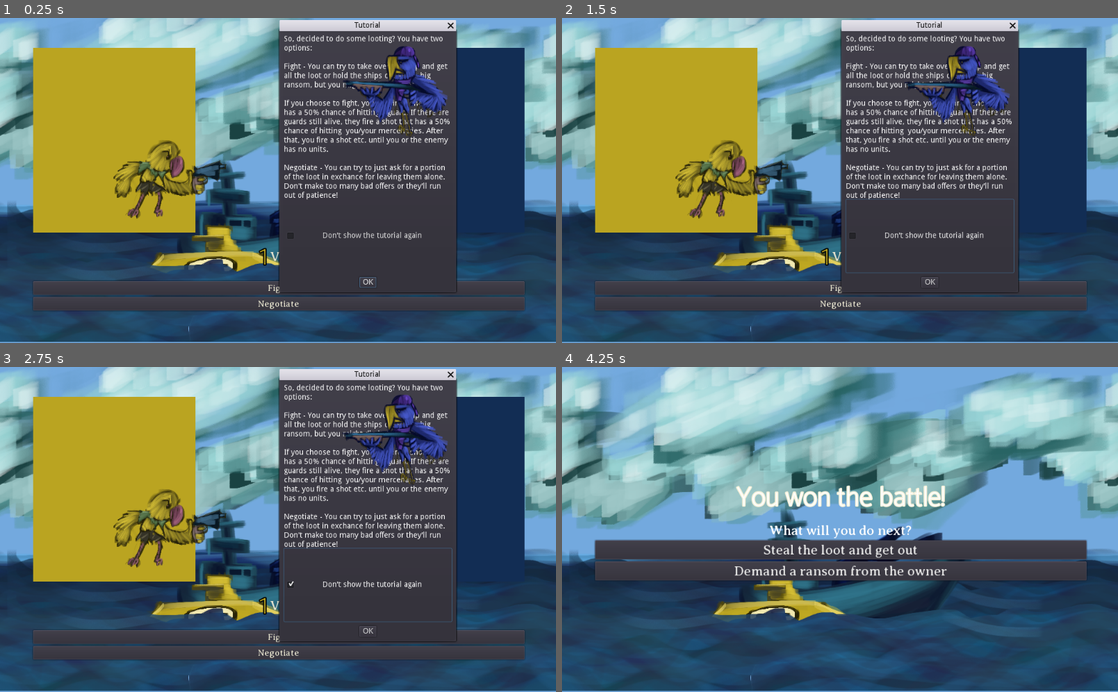
Above: before the commit, frames 1-4 (two rows, left to right).
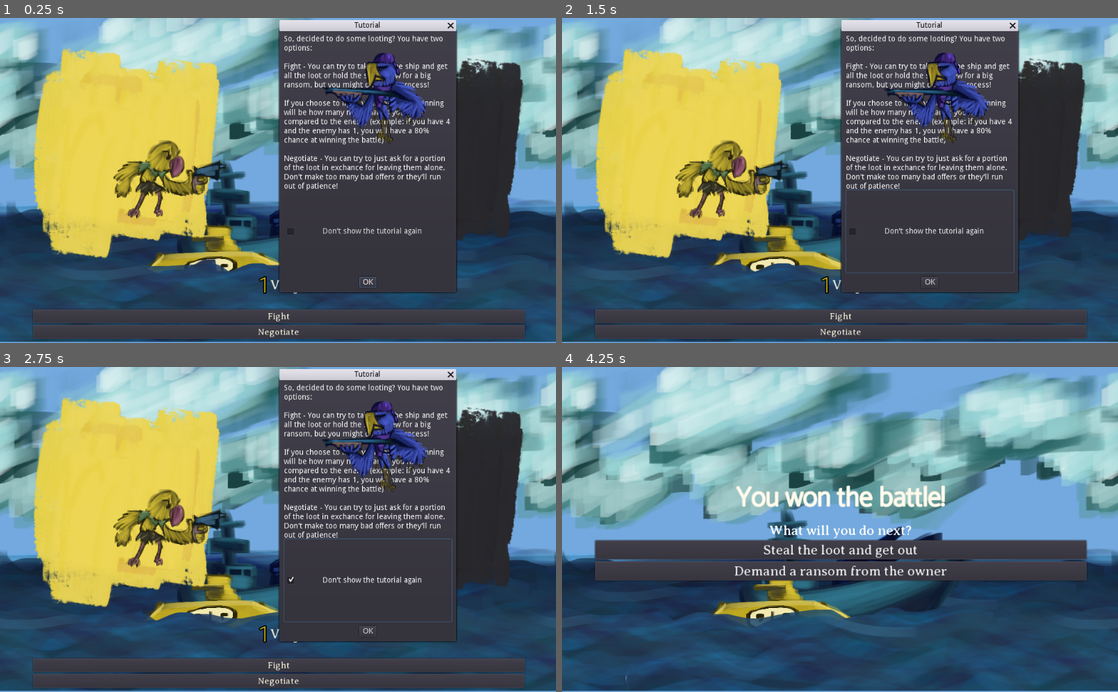
Above: after the commit, the same moments.

Repository: maksutheam/Bird-rates
Game: Godot game, scene res://Sea.tscn
The game is run twice, just before and just after one commit, with the same random seed, the same clock (stepped at 60 frames per second) and the same inputs. This scene is started directly instead of the project's main scene. The engine's default icon, where the game draws it, is replaced by a stand-in: a white triangle on a blue panel in a dark square.
Inputs:
- Up to frame 1 (0.25 s): no input
- Up to frame 2 (1.5 s): click "Don't show the tutorial again" at 0.5 s; click "Don't show the tutorial again" at 1.25 s
- Up to frame 3 (2.75 s): click "Don't show the tutorial again" at 2 s
- Up to frame 4 (4.25 s): click "OK" at 2.75 s; click "Fight" at 3.5 s

The runs differ from the first frame. In frame 1, 43% of the frame differs, in the area x 1-97%, y 8-100%; in frame 2, 44%; in frame 3, 44%, in the area x 0-100%, y 0-100%; in frame 4, 6.8%.

Commit message:
stuff

Diff:
--- a/Ocean/FightScreen.gd
+++ b/Ocean/FightScreen.gd
@@ -1,4 +1,4 @@
-extends ColorRect
+extends TextureRect
 
 
 var gunman = preload("res://Gunman.tscn")
--- a/Ocean/FightScreen.tscn
+++ b/Ocean/FightScreen.tscn
@@ -1,19 +1,19 @@
-[gd_scene load_steps=5 format=2]
+[gd_scene load_steps=6 format=2]
 
 [ext_resource path="res://Big_UI.tres" type="DynamicFont" id=1]
 [ext_resource path="res://Art/Characters/Player.PNG" type="Texture" id=2]
 [ext_resource path="res://SelectedTarget.tscn" type="PackedScene" id=3]
 [ext_resource path="res://FightScreen.gd" type="Script" id=4]
+[ext_resource path="res://Art/Ocean/BattleBG.PNG" type="Texture" id=5]
 
-[node name="Fighters" type="ColorRect"]
+[node name="Fighters" type="TextureRect"]
+self_modulate = Color( 0.976471, 0.976471, 0.976471, 1 )
 margin_right = 299.0
 margin_bottom = 485.0
 size_flags_horizontal = 3
-color = Color( 0.729412, 0.643137, 0.129412, 1 )
+texture = ExtResource( 5 )
+stretch_mode = 1
 script = ExtResource( 4 )
-__meta__ = {
-"_edit_use_anchors_": false
-}
 
 [node name="Label" type="Label" parent="."]
 visible = false
--- a/Ocean/LoseScreen.gd
+++ b/Ocean/LoseScreen.gd
@@ -5,6 +5,21 @@
 
 func _ready():
 	reason.text = global.lose_reason
+	global.money = 5 # players money
+	global.danger = 0 # players notoriety
+	global.max_danger = 1
+	global.min_danger = 0
+	global.day = 0
+	global.allies = 0
+	global.food = 3
+	global.one_food_left = false
+	global.investors_share = 0
+	global.current_target = TargetShip.new()
+	#weird hack but whatever lmao
+	global.target_selected = false
+	global.loot_gained = 0
+	global.show_tutorial = true
+
 
 
 func _on_Button_pressed():
--- a/Ocean/Sea.tscn
+++ b/Ocean/Sea.tscn
@@ -17,15 +17,17 @@
 [ext_resource path="res://SelectedTarget.tscn" type="PackedScene" id=15]
 [ext_resource path="res://ResultsScreen.tscn" type="PackedScene" id=16]
 [ext_resource path="res://TutorialDialog.tscn" type="PackedScene" id=17]
+[ext_resource path="res://SeaBG.gd" type="Script" id=18]
 
 [node name="Sea" type="Node2D"]
 
-[node name="ParallaxBackground" type="ParallaxBackground" parent="."]
-
-[node name="Sky" type="ParallaxLayer" parent="ParallaxBackground"]
+[node name="SeaBG" type="ParallaxBackground" parent="."]
+script = ExtResource( 18 )
+
+[node name="Sky" type="ParallaxLayer" parent="SeaBG"]
 motion_scale = Vector2( 0, 0 )
 
-[node name="ColorRect" type="ColorRect" parent="ParallaxBackground/Sky"]
+[node name="ColorRect" type="ColorRect" parent="SeaBG/Sky"]
 margin_left = -1079.0
 margin_top = -830.0
 margin_right = 1754.0
@@ -35,79 +37,79 @@
 "_edit_use_anchors_": false
 }
 
-[node name="SeaBG" type="ParallaxLayer" parent="ParallaxBackground"]
+[node name="SeaBG" type="ParallaxLayer" parent="SeaBG"]
 motion_scale = Vector2( 0.01, 1 )
 motion_mirroring = Vector2( 1024, 0 )
 
-[node name="Sea" type="Sprite" parent="ParallaxBackground/SeaBG"]
+[node name="Sea" type="Sprite" parent="SeaBG/SeaBG"]
 position = Vector2( 0, 330 )
 texture = ExtResource( 2 )
 centered = false
 
-[node name="CloudBG" type="ParallaxLayer" parent="ParallaxBackground"]
+[node name="CloudBG" type="ParallaxLayer" parent="SeaBG"]
 motion_scale = Vector2( 0.01, 1 )
 motion_mirroring = Vector2( 1024, 0 )
 
-[node name="Sprite" type="Sprite" parent="ParallaxBackground/CloudBG"]
+[node name="Sprite" type="Sprite" parent="SeaBG/CloudBG"]
 position = Vector2( 0, 108 )
 texture = ExtResource( 5 )
 centered = false
 
-[node name="CloudMG" type="ParallaxLayer" parent="ParallaxBackground"]
+[node name="CloudMG" type="ParallaxLayer" parent="SeaBG"]
 motion_scale = Vector2( 0.02, 1 )
 motion_mirroring = Vector2( 1024, 0 )
 
-[node name="Sprite" type="Sprite" parent="ParallaxBackground/CloudMG"]
+[node name="Sprite" type="Sprite" parent="SeaBG/CloudMG"]
 position = Vector2( 0, 57 )
 texture = ExtResource( 4 )
 centered = false
 
-[node name="CloudFG" type="ParallaxLayer" parent="ParallaxBackground"]
+[node name="CloudFG" type="ParallaxLayer" parent="SeaBG"]
 motion_scale = Vector2( 0.03, 1 )
 motion_mirroring = Vector2( 1024, 0 )
 
-[node name="Cloud" type="Sprite" parent="ParallaxBackground/CloudFG"]
+[node name="Cloud" type="Sprite" parent="SeaBG/CloudFG"]
 position = Vector2( 0, -36 )
 texture = ExtResource( 3 )
 centered = false
 
-[node name="SeaMG2" type="ParallaxLayer" parent="ParallaxBackground"]
+[node name="SeaMG2" type="ParallaxLayer" parent="SeaBG"]
 motion_scale = Vector2( 0.1, 1 )
 motion_mirroring = Vector2( 1024, 0 )
 
-[node name="Sea" type="Sprite" parent="ParallaxBackground/SeaMG2"]
+[node name="Sea" type="Sprite" parent="SeaBG/SeaMG2"]
 modulate = Color( 0.6, 0.603922, 0.682353, 1 )
 position = Vector2( 0, 336 )
 texture = ExtResource( 1 )
 centered = false
 
-[node name="SeaMG" type="ParallaxLayer" parent="ParallaxBackground"]
+[node name="SeaMG" type="ParallaxLayer" parent="SeaBG"]
 motion_scale = Vector2( 0.3, 1 )
 motion_mirroring = Vector2( 1024, 0 )
 
-[node name="Sea" type="Sprite" parent="ParallaxBackground/SeaMG"]
+[node name="Sea" type="Sprite" parent="SeaBG/SeaMG"]
 modulate = Color( 0.780392, 0.784314, 0.85098, 1 )
 position = Vector2( 0, 366 )
 texture = ExtResource( 1 )
 centered = false
 
-[node name="Ships" type="ParallaxLayer" parent="ParallaxBackground"]
-motion_scale = Vector2( 0.6, 1 )
-
-[node name="Ship" type="Sprite" parent="ParallaxBackground/Ships"]
+[node name="Ships" type="ParallaxLayer" parent="SeaBG"]
+motion_scale = Vector2( 0, 0 )
+
+[node name="Ship" type="Sprite" parent="SeaBG/Ships"]
 modulate = Color( 0.597656, 1, 0.97171, 1 )
 position = Vector2( 541, 370 )
 texture = ExtResource( 7 )
 
-[node name="Sub" type="Sprite" parent="ParallaxBackground/Ships"]
+[node name="Sub" type="Sprite" parent="SeaBG/Ships"]
 position = Vector2( 398, 451 )
 texture = ExtResource( 8 )
 
-[node name="SeaFG" type="ParallaxLayer" parent="ParallaxBackground"]
+[node name="SeaFG" type="ParallaxLayer" parent="SeaBG"]
 motion_scale = Vector2( 0.9, 1 )
 motion_mirroring = Vector2( 1024, 0 )
 
-[node name="Sea" type="Sprite" parent="ParallaxBackground/SeaFG"]
+[node name="Sea" type="Sprite" parent="SeaBG/SeaFG"]
 position = Vector2( 0, 417 )
 texture = ExtResource( 1 )
 centered = false
@@ -187,29 +189,30 @@
 
 [node name="Fighters" type="HBoxContainer" parent="SeaUI/BattleScreen"]
 margin_right = 905.0
-margin_bottom = 341.0
+margin_bottom = 393.0
 size_flags_vertical = 3
 
 [node name="Player" parent="SeaUI/BattleScreen/Fighters" instance=ExtResource( 10 )]
-margin_bottom = 341.0
+margin_right = 346.0
+margin_bottom = 393.0
 
 [node name="Container" type="CenterContainer" parent="SeaUI/BattleScreen/Fighters"]
-margin_left = 303.0
-margin_right = 602.0
-margin_bottom = 341.0
+margin_left = 350.0
+margin_right = 555.0
+margin_bottom = 393.0
 size_flags_horizontal = 3
 
 [node name="Enemy" parent="SeaUI/BattleScreen/Fighters" instance=ExtResource( 10 )]
-margin_left = 606.0
-margin_right = 905.0
-margin_bottom = 341.0
-color = Color( 0.0705882, 0.176471, 0.329412, 1 )
+self_modulate = Color( 0.164706, 0.180392, 0.513726, 1 )
+margin_left = 559.0
+margin_right = 905.0
+margin_bottom = 393.0
 is_player = false
 
 [node name="Buttons" type="VBoxContainer" parent="SeaUI/BattleScreen"]
-margin_top = 345.0
-margin_right = 905.0
-margin_bottom = 485.0
+margin_top = 397.0
+margin_right = 905.0
+margin_bottom = 537.0
 size_flags_horizontal = 3
 theme = ExtResource( 6 )
 alignment = 1
@@ -278,7 +281,7 @@
 
 Fight - You can try to take over the ship and get all the loot or hold the ships crew for a big ransom, but you might die in the process!
 
-If you choose to fight, you will fire a shot that has a 50% chance of hitting a guard. If there are guards still alive, they fire a shot that has a 50% chance of hitting  you/your mercenaries. After that, you fire a shot etc. until you or the enemy has no units.
+If you choose to fight, your chance for winning will be how many mercenaries you have compared to the enemy (example: if you have 4 and the enemy has 1, you will have a 80% chance at winning the battle)
 
 Negotiate - You can try to just ask for a portion of the loot in exchance for leaving them alone. Don't make too many bad offers or they'll run out of patience!"
 
--- /dev/null
+++ b/Ocean/SeaBG.gd
@@ -0,0 +1,5 @@
+extends ParallaxBackground
+
+
+func _process(delta):
+	scroll_offset += Vector2.LEFT
--- a/Ocean/TargetButton.tscn
+++ b/Ocean/TargetButton.tscn
@@ -78,7 +78,7 @@
 margin_bottom = 254.0
 size_flags_horizontal = 3
 size_flags_vertical = 3
-max_value = 5.0
+max_value = 10.0
 value = 1.0
 rounded = true
 percent_visible = false
Binary file added: Ocean/Art/Ocean/BattleBG.PNG
Not shown, added: Ocean/Art/Ocean/BattleBG.PNG.import
Binary file changed: Ocean/Art/Ocean/CloudBG.PNG
Binary file changed: Ocean/Art/Ocean/CloudFG.PNG
Binary file changed: Ocean/Art/Ocean/CloudMG.PNG
Binary file changed: Ocean/Art/Ocean/SeaBG.PNG
Binary file changed: Ocean/Art/Ocean/SeaFG.PNG
Binary file changed: Ocean/Art/Ocean/Sky.PNG
Not shown: 1 places in Ocean/Sea.tscn that only renumber resources
